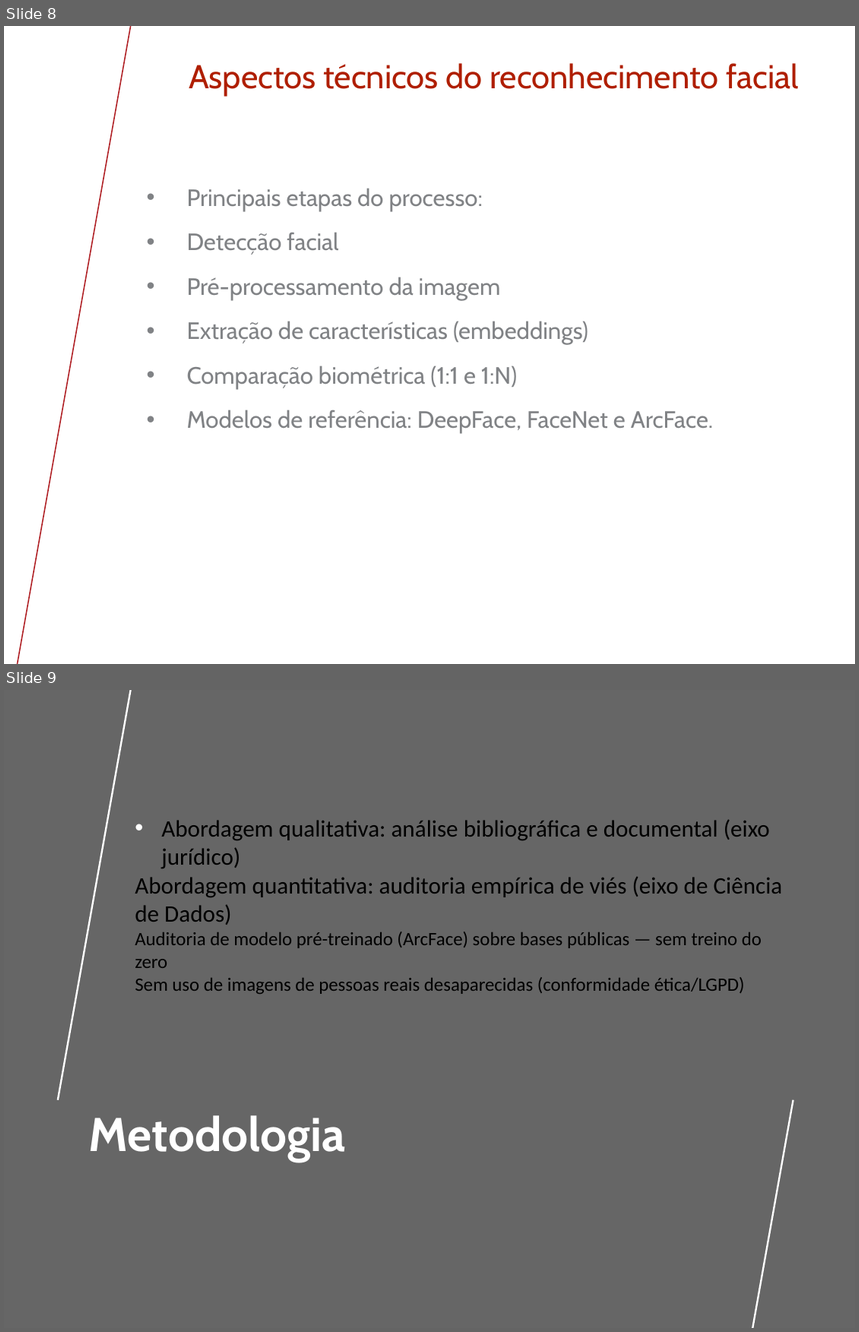
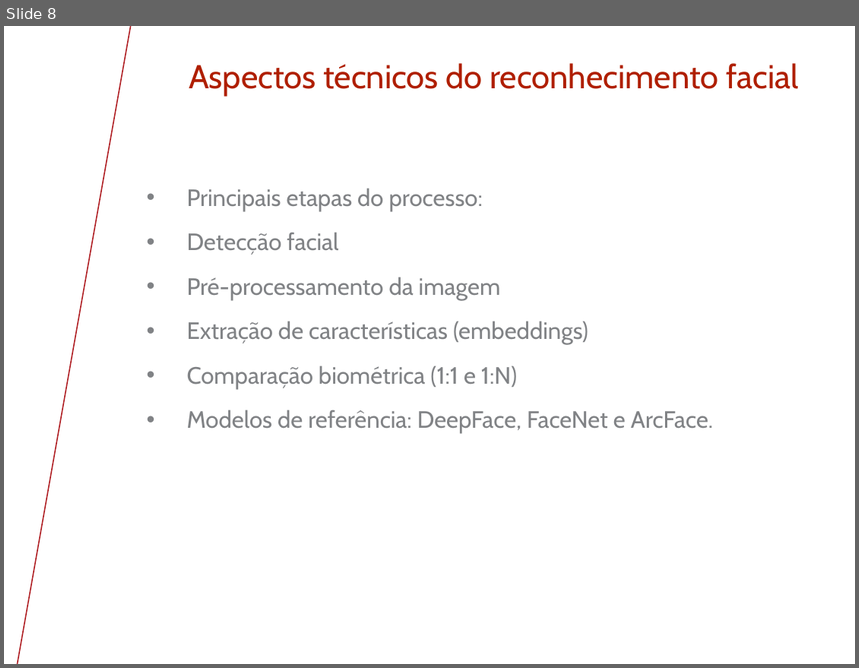
Before and after one commit to saxsoares/TCC-UNIVESP-2026, a slide deck: Apresentação TCC.pptx. Shown one above the other, each under a label of ours: slides 8 and 9 before the commit, slide 8 after it. The pictures are 859x1332 and 859x668 pixels, drawn with LibreOffice and Linux fonts; fonts in the diff are those of the drawing; background and template pictures are left out. Boxes give left, top, right and bottom in pixels: in the first picture for what was removed or moved away, otherwise in the second. Text is boxed around its words. In the diff, an @@ line names an element or a change of style, - is before the commit and + after.

```diff
--- a/Apresentação TCC.pptx
+++ b/Apresentação TCC.pptx
@@ slide 9 removed at [4, 690, 855, 1328], background #EFEFEF; not listed: 1 template element that a slide beside it also shows @@
@@ rectangle removed at [4, 690, 855, 1328] @@
@@ line removed from (58, 1100) to (131, 690) @@
@@ text removed at [135, 819, 783, 994] @@
-• Abordagem qualitativa: análise bibliográfica e documental (eixo jurídico)
-Abordagem quantitativa: auditoria empírica de viés (eixo de Ciência de Dados)
-  Auditoria de modelo pré-treinado (ArcFace) sobre bases públicas — sem treino do zero
-  Sem uso de imagens de pessoas reais desaparecidas (conformidade ética/LGPD)
@@ title removed at [89, 1116, 346, 1163] @@
-Metodologia
@@ line removed from (753, 1328) to (793, 1100) @@
```
Also in this commit, not shown: 18 slides changed, 4 slides added, 2 other slides removed, 2 other files.
